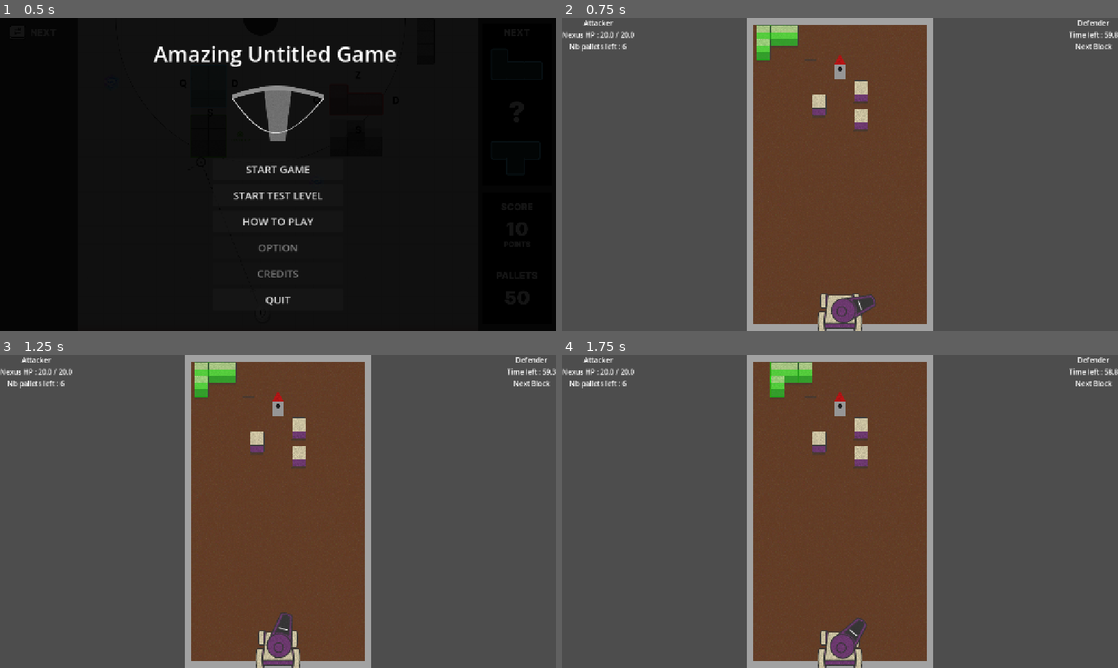
Above: before the commit, frames 1-4 (two rows, left to right).
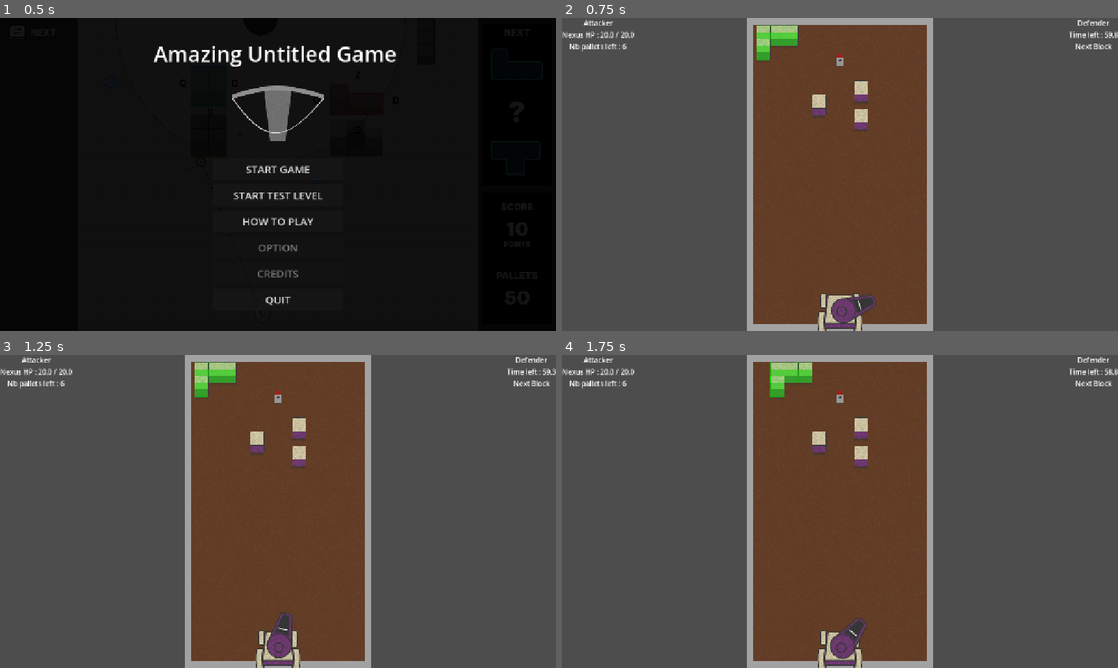
Above: after the commit, the same moments.

Repository: Angele-Bzl/construction
Game: Godot game, scene res://Scenes/title_screen.tscn
Same seed, same stepped clock (60 frames per second), same inputs: the game is played once before the commit and once after it.
Inputs (mouse positions are in pixels of both pictures, inside the frame that each line leads up to):
- Up to frame 1 (0.5 s): no input
- Up to frame 2 (0.75 s): click "START GAME" at 0.5 s
- Up to frame 3 (1.25 s): no input
- Up to frame 4 (1.75 s): move the mouse to (962, 495) at 1.27 s; hold D (right) from 1.28 s (still down); hold Right mouse button (right_click) from 1.28 s (still down); click (962, 495) at 1.35 s

Frame 1 is identical in both runs. In frame 2, 0.1% of the frame differs, in the area x 43-54%, y 11-95%; in frame 3, 0.1%; in frame 4, 0.1%.

Commit message:
added anim on canon

Diff:
--- a/construction/Prefabs/BlockPrefabs/nexus.tscn
+++ b/construction/Prefabs/BlockPrefabs/nexus.tscn
@@ -8,7 +8,7 @@
 script = ExtResource("2_8h317")
 
 [node name="BlockSprite" parent="." index="0" unique_id=1034150835]
-scale = Vector2(0.5333333, 0.5333333)
+position = Vector2(0, -0.9999981)
 texture = ExtResource("2_gqxav")
 centered = true
 offset = Vector2(0, 0)
@@ -17,8 +17,9 @@
 visible = false
 
 [node name="Drop Shadow" parent="BlockSprite" index="1" unique_id=2073492646]
-position = Vector2(0, 30.505)
+position = Vector2(0, 0)
 scale = Vector2(0.455, 0.455)
+offset = Vector2(-58.55, 117.855)
 
 [node name="BlockCollision" parent="." index="1" unique_id=41598474]
 scale = Vector2(0.89, 1.81)
--- a/construction/Prefabs/CrossbowPrefabs/crossbow.tscn
+++ b/construction/Prefabs/CrossbowPrefabs/crossbow.tscn
@@ -7,6 +7,96 @@
 [ext_resource type="Texture2D" uid="uid://cf047il2lsdnn" path="res://Assets/Placeholders/Conneries Charles/SliderThreshold.png" id="5_3oy0q"]
 [ext_resource type="Texture2D" uid="uid://dlyeod7aq1j57" path="res://Assets/Placeholders/Conneries Charles/Slider.png" id="6_pp7s2"]
 
+[sub_resource type="Animation" id="Animation_pxscx"]
+resource_name = "Charged"
+tracks/0/type = "value"
+tracks/0/imported = false
+tracks/0/enabled = true
+tracks/0/path = NodePath(".:scale")
+tracks/0/interp = 1
+tracks/0/loop_wrap = true
+tracks/0/keys = {
+"times": PackedFloat32Array(0, 0.16666667),
+"transitions": PackedFloat32Array(1, 1),
+"update": 0,
+"values": [Vector2(1, 0.99253726), Vector2(1.1, 0.843)]
+}
+tracks/1/type = "value"
+tracks/1/imported = false
+tracks/1/enabled = false
+tracks/1/path = NodePath(".:skew")
+tracks/1/interp = 1
+tracks/1/loop_wrap = true
+tracks/1/keys = {
+"times": PackedFloat32Array(0),
+"transitions": PackedFloat32Array(1),
+"update": 0,
+"values": [0.0]
+}
+
+[sub_resource type="Animation" id="Animation_3oy0q"]
+length = 0.001
+tracks/0/type = "value"
+tracks/0/imported = false
+tracks/0/enabled = true
+tracks/0/path = NodePath(".:skew")
+tracks/0/interp = 1
+tracks/0/loop_wrap = true
+tracks/0/keys = {
+"times": PackedFloat32Array(0),
+"transitions": PackedFloat32Array(1),
+"update": 0,
+"values": [0.0]
+}
+tracks/1/type = "value"
+tracks/1/imported = false
+tracks/1/enabled = true
+tracks/1/path = NodePath(".:scale")
+tracks/1/interp = 1
+tracks/1/loop_wrap = true
+tracks/1/keys = {
+"times": PackedFloat32Array(0),
+"transitions": PackedFloat32Array(1),
+"update": 0,
+"values": [Vector2(1, 0.99253726)]
+}
+tracks/2/type = "value"
+tracks/2/imported = false
+tracks/2/enabled = true
+tracks/2/path = NodePath(".:position")
+tracks/2/interp = 1
+tracks/2/loop_wrap = true
+tracks/2/keys = {
+"times": PackedFloat32Array(0),
+"transitions": PackedFloat32Array(1),
+"update": 0,
+"values": [Vector2(-1.2471924, -0.4095039)]
+}
+
+[sub_resource type="Animation" id="Animation_pp7s2"]
+resource_name = "Trembling"
+length = 0.39999999999999997
+loop_mode = 1
+tracks/0/type = "value"
+tracks/0/imported = false
+tracks/0/enabled = true
+tracks/0/path = NodePath(".:position")
+tracks/0/interp = 1
+tracks/0/loop_wrap = true
+tracks/0/keys = {
+"times": PackedFloat32Array(0, 0.07946683, 0.18134739, 0.26896465, 0.40344697),
+"transitions": PackedFloat32Array(1, 1, 1, 1, 1),
+"update": 0,
+"values": [Vector2(-1.2471924, -0.4095039), Vector2(-2.617, -1.29), Vector2(-3.237, 0.685), Vector2(-4.777, -1.825), Vector2(-1.2471924, -0.4095039)]
+}
+
+[sub_resource type="AnimationLibrary" id="AnimationLibrary_pp7s2"]
+_data = {
+&"Charged": SubResource("Animation_pxscx"),
+&"RESET": SubResource("Animation_3oy0q"),
+&"Trembling": SubResource("Animation_pp7s2")
+}
+
 [node name="Crossbow" type="Node2D" unique_id=641207508]
 script = ExtResource("1_4nqyt")
 bullet = ExtResource("2_1am8m")
@@ -15,17 +105,24 @@
 scale = Vector2(1.2121212, 1.2121212)
 
 [node name="CrossbowCannonSprite" type="Sprite2D" parent="CrossbowSprite" unique_id=116472228]
-position = Vector2(26.399998, 0)
+position = Vector2(-1.2471924, -0.4095039)
 rotation = 1.5707964
 scale = Vector2(1, 0.99253726)
 texture = ExtResource("3_tqs0r")
+offset = Vector2(0.40950269, -27.855064)
+
+[node name="AnimationPlayer_Charged" type="AnimationPlayer" parent="CrossbowSprite/CrossbowCannonSprite" unique_id=973314064]
+libraries/ = SubResource("AnimationLibrary_pp7s2")
+
+[node name="AnimationPlayer_Trembling" type="AnimationPlayer" parent="CrossbowSprite/CrossbowCannonSprite" unique_id=732378017]
+libraries/ = SubResource("AnimationLibrary_pp7s2")
 
 [node name="BulletSpawn" type="Node2D" parent="CrossbowSprite/CrossbowCannonSprite" unique_id=743754746]
 position = Vector2(0, -26.5985)
 scale = Vector2(0.99999994, 1.0075188)
 
 [node name="Sprite2D" type="Sprite2D" parent="CrossbowSprite/CrossbowCannonSprite" unique_id=1431237085]
-position = Vector2(-9.0154737e-07, -20.780075)
+position = Vector2(0, -48.14)
 rotation = -1.5707964
 scale = Vector2(1.78, 1.78)
 texture = ExtResource("4_pxscx")
--- a/construction/Scripts/crossbow.gd
+++ b/construction/Scripts/crossbow.gd
@@ -6,7 +6,8 @@
 @export var rotation_speed :float = 2.0
 @onready var shoot_timer = $ShootCooldown
 @export var shoot_cooldown : float = 2.0
-
+@onready var anim_canon_trembling = $CrossbowSprite/CrossbowCannonSprite/AnimationPlayer_Trembling
+@onready var anim_canon_charged= $CrossbowSprite/CrossbowCannonSprite/AnimationPlayer_Charged
 @export var charge : float = 0.1
 
 #---- Slider charge ----
@@ -17,6 +18,7 @@
 func _process(delta):
 	if Input.is_action_pressed("right_click"):
 		shoot()
+
 
 func _physics_process(delta):
 	rotate_with_mouse_position(delta)
@@ -37,6 +39,10 @@
 	if charge > 3:
 		texture_progress_bar.self_modulate = Color("E93C3Cff")
 
+		anim_canon_trembling.play("Trembling")
+		anim_canon_charged.play("Charged")
+
+
 func shoot():
 	if Input.is_action_just_released("scroll_down"):
 		charging()
@@ -49,6 +55,8 @@
 		get_tree().current_scene.add_child(new_bullet)
 		new_bullet.global_position = bullet_spawn.global_position
 		new_bullet.set_bullet_velocity(angle_to_mouse, charge)
+		anim_canon_trembling.play("RESET")
+		anim_canon_charged.play("RESET")
 		charge = 0
 		texture_progress_bar.value = 0
 		texture_progress_bar.self_modulate = Color.WHITE
